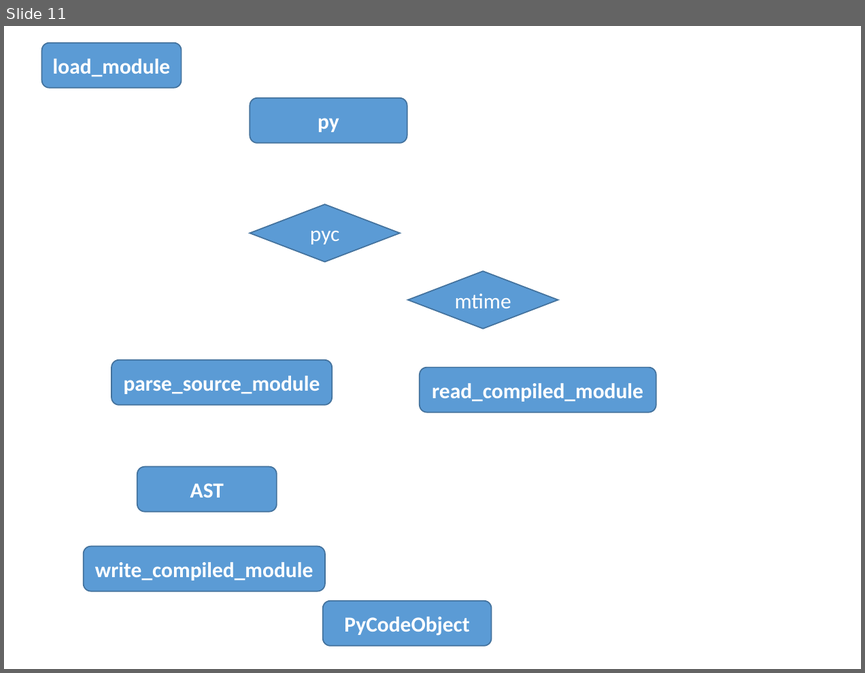
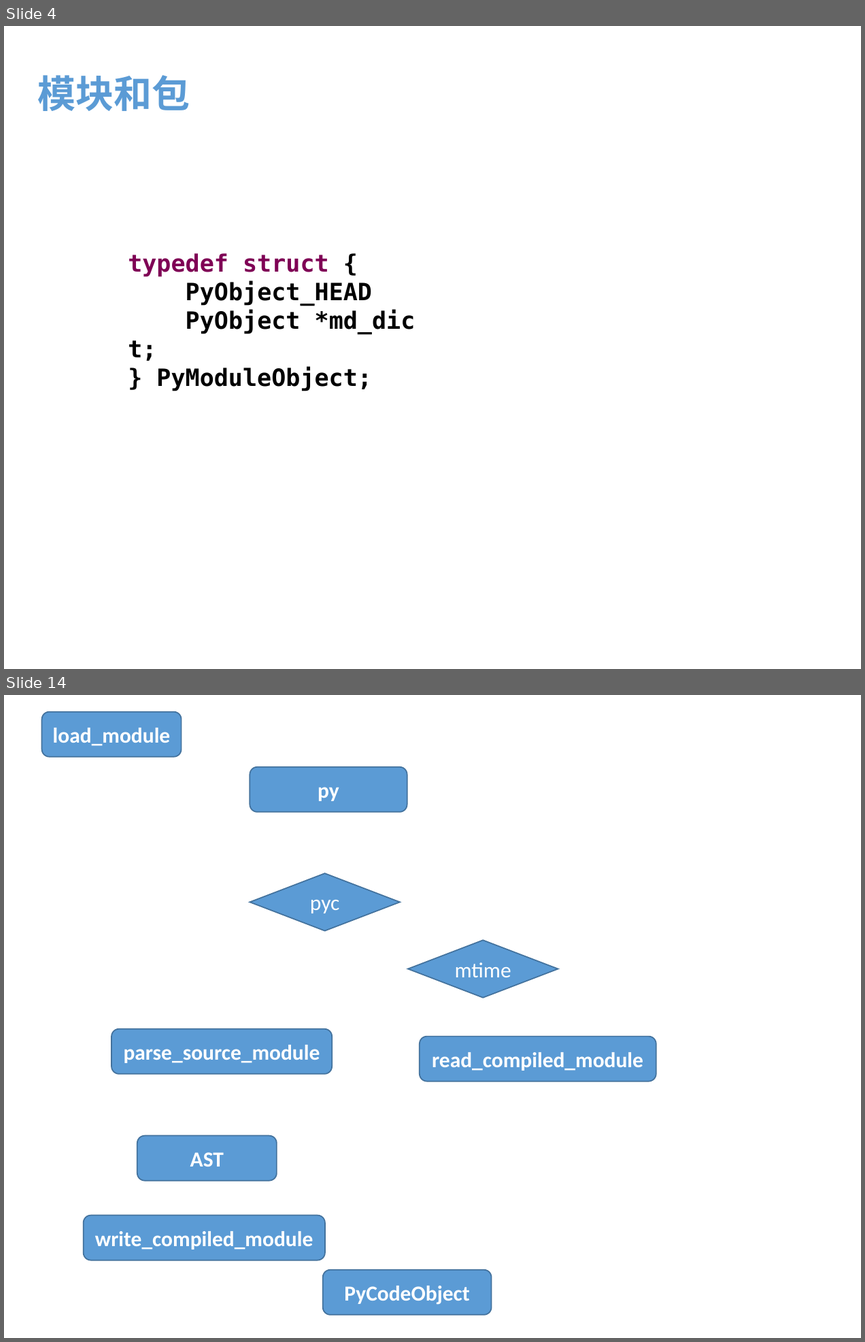
Before and after one commit to menfeng/studynote, a slide deck: python/source code/import/import.pptx. Shown one above the other, each under a label of ours: slide 11 before the commit, slides 4 and 14 after it; the slides between them are not shown. The pictures are 865x673 and 865x1342 pixels, drawn with LibreOffice and Linux fonts; fonts in the diff are those of the drawing. Boxes give left, top, right and bottom in pixels: in the first picture for what was removed or moved away, otherwise in the second. Text is boxed around its words. In the diff, an @@ line names an element or a change of style, - is before the commit and + after.

```diff
--- a/python/source code/import/import.pptx
+++ b/python/source code/import/import.pptx
@@ slide 4 added at box(4, 26, 861, 669), background #FFFFFF @@
@@ text added at box(37, 75, 190, 111), 32 pt, text #5B9BD5, bold @@
+模块和包
@@ text added at box(128, 253, 415, 391), 20 pt, text #000000, bold @@
+typedef struct {
+PyObject_HEAD
+PyObject *md_dict;
+} PyModuleObject;
@@ what was slide 11 is now slide 14 @@
```
Also in this commit, not shown: 8 slides changed, 4 other slides added, 2 slides removed.
